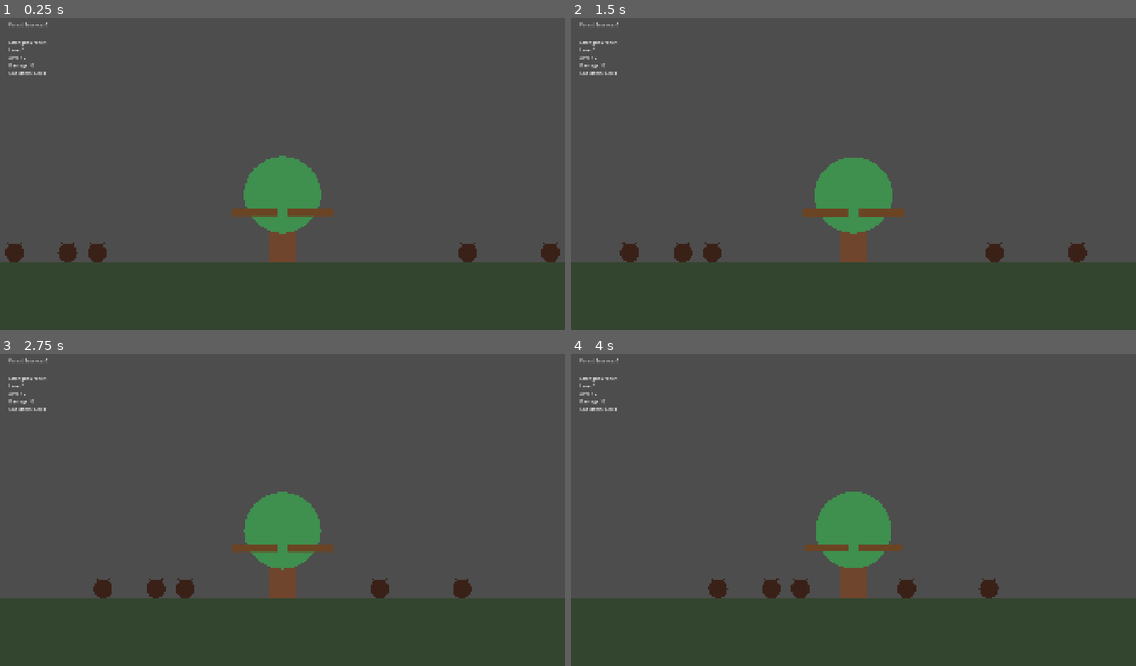
Above: before the commit, frames 1-4 (two rows, left to right).
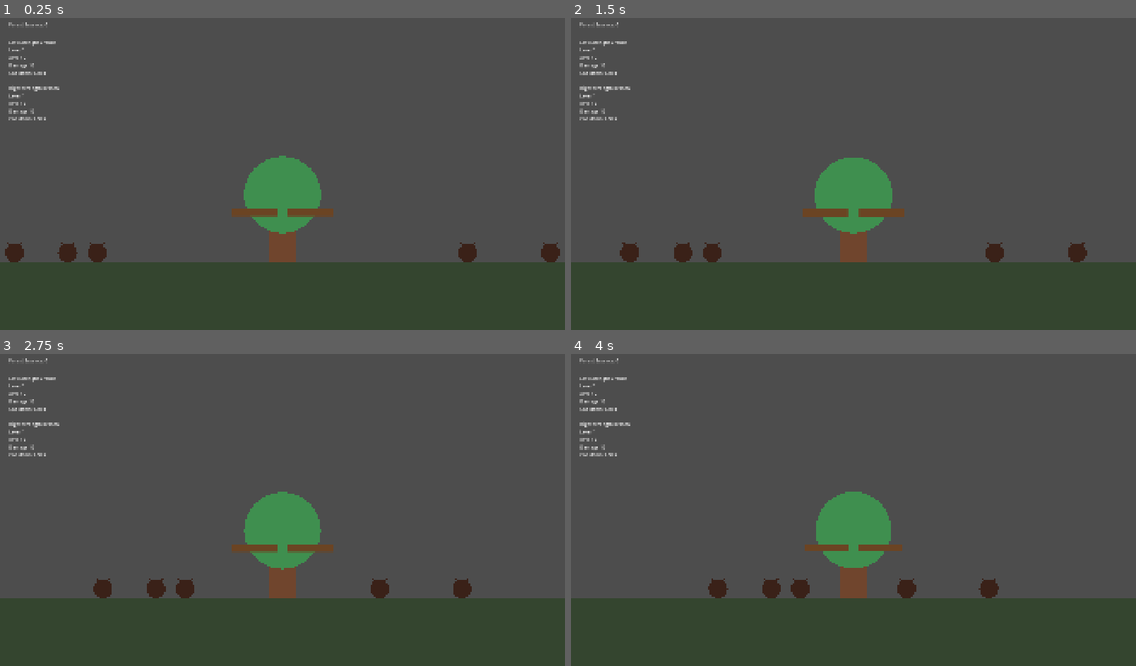
Above: after the commit, the same moments.

Repository: Triggggie/tree-guardian
Game: Godot game, scene res://scenes/main_world.tscn
Same seed, same stepped clock (60 frames per second), same inputs: the game is played once before the commit and once after it. The project has no main scene, so this scene is started directly.
Inputs:
- Up to frame 1 (0.25 s): no input
- Up to frame 2 (1.5 s): no input
- Up to frame 3 (2.75 s): no input
- Up to frame 4 (4 s): no input

The runs differ from the first frame. In frame 1, 0.3% of the frame differs, in the area x 1-11%, y 7-33%; in frame 2, 0.3%; in frame 3, 0.3%; in frame 4, 0.3%.

Commit message:
Add separate branch progression HUD

Diff:
--- a/branch_info_label.gd
+++ b/branch_info_label.gd
@@ -1,42 +1,64 @@
 extends Label
 
 
-var strength_branch: Node
+var strength_branches: Array[Node] = []
 
 
 func _ready() -> void:
-	strength_branch = get_tree().get_first_node_in_group(
+	strength_branches = get_tree().get_nodes_in_group(
 		"strength_branch"
 	)
 
-	if strength_branch == null:
+	if strength_branches.is_empty():
 		text = "Strength Branch nenalezena"
 		return
 
-	strength_branch.level_changed.connect(
-		_on_level_changed
-	)
+	for branch in strength_branches:
+		if branch.has_signal("level_changed"):
+			branch.level_changed.connect(_on_branch_level_changed)
 
 	update_label()
 
 
 func _process(_delta: float) -> void:
-	if is_instance_valid(strength_branch):
-		update_label()
+	update_label()
 
 
-func _on_level_changed(_new_level: int) -> void:
+func _on_branch_level_changed(_new_level: int) -> void:
 	update_label()
 
 
 func update_label() -> void:
-	text = (
-		"Strength Branch\n"
-		+ "Level %d\n" % strength_branch.branch_level
-		+ "XP %d / %d\n" % [
-			strength_branch.current_xp,
-			strength_branch.xp_required_per_level
-		]
-		+ "Damage %.0f\n" % strength_branch.get_current_damage()
-		+ "Cooldown %.2f s" % strength_branch.get_current_attack_cooldown()
-	)
+	if strength_branches.is_empty():
+		text = "Strength Branch nenalezena"
+		return
+
+	var lines: Array[String] = []
+
+	for branch in strength_branches:
+		if not is_instance_valid(branch):
+			continue
+
+		var side_name: String = get_branch_side_name(branch)
+
+		lines.append(
+			"%s Strength Branch\n"
+			% side_name
+			+ "Level %d\n" % branch.branch_level
+			+ "XP %d / %d\n" % [
+				branch.current_xp,
+				branch.xp_required_per_level
+			]
+			+ "Damage %.0f\n" % branch.get_current_damage()
+			+ "Cooldown %.2f s"
+			% branch.get_current_attack_cooldown()
+		)
+
+	text = "\n\n".join(lines)
+
+
+func get_branch_side_name(branch: Node) -> String:
+	if branch.facing_side == 0:
+		return "Left"
+
+	return "Right"
--- a/scenes/main_world.tscn
+++ b/scenes/main_world.tscn
@@ -50,8 +50,8 @@
 [node name="BranchInfoLabel" type="Label" parent="UI" unique_id=108012457]
 offset_left = 30.0
 offset_top = 90.0
-offset_right = 350.0
-offset_bottom = 210.0
+offset_right = 390.0
+offset_bottom = 390.0
 text = "Strength Branch
 Level 1
 XP 0 / 2
